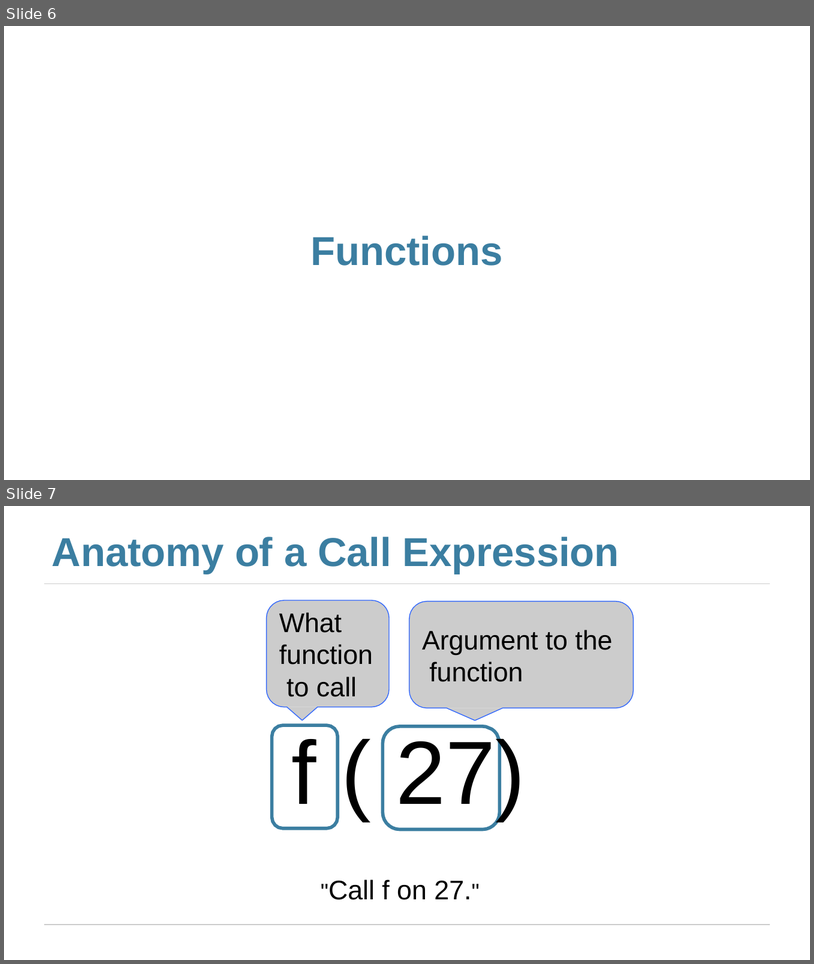
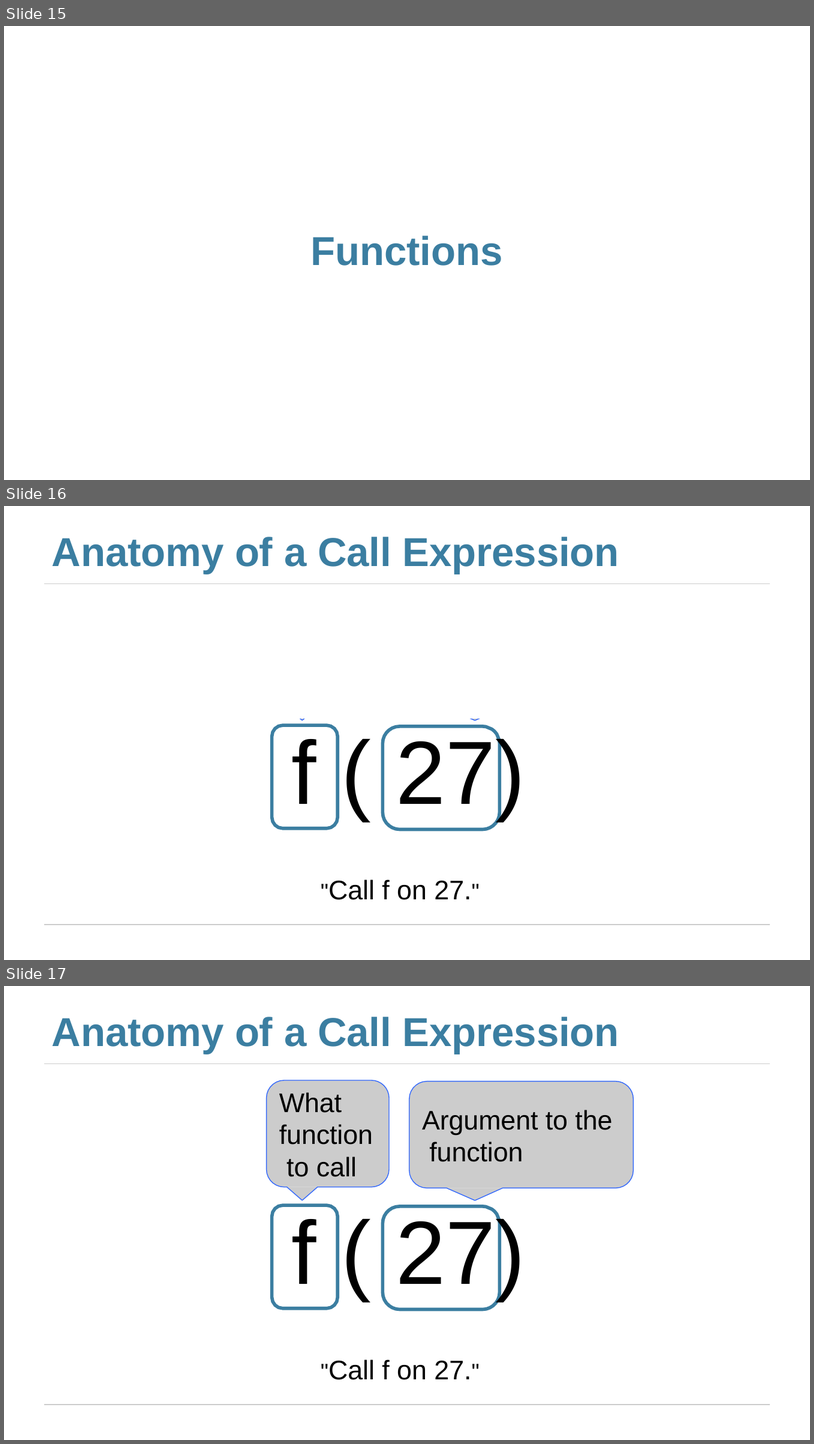
Before and after one commit to jhb10c/d8publicmaterials, a slide deck: Lectures/lec03_Tables.pptx. Shown one above the other, each under a label of ours: slides 6 and 7 before the commit, slides 15, 16 and 17 after it. The pictures are 814x964 and 814x1444 pixels, drawn with LibreOffice and Linux fonts; fonts in the diff are those of the drawing. Boxes give left, top, right and bottom in pixels: in the first picture for what was removed or moved away, otherwise in the second. Text is boxed around its words. In the diff, an @@ line names an element or a change of style, - is before the commit and + after.

```diff
--- a/Lectures/lec03_Tables.pptx
+++ b/Lectures/lec03_Tables.pptx
@@ slide 16 added at box(4, 506, 810, 960), background #FFFFFF; not listed: 2 template elements that a slide beside it also shows @@
@@ title added at box(52, 537, 620, 574), 36 pt, text #3B7EA1, bold @@
+Anatomy of a Call Expression
@@ rectangle added at box(172, 588, 696, 717), fill #FFFFFF, outline #FFFFFF 2 pt @@
@@ freeform shape added at box(267, 600, 389, 721), fill #CCCCCC @@
@@ freeform shape added at box(267, 600, 389, 721), outline #3368FC 0.75 pt @@
@@ freeform shape added at box(410, 601, 634, 721), fill #CCCCCC @@
@@ freeform shape added at box(410, 601, 634, 721), outline #3368FC 0.75 pt @@
@@ freeform shape added at box(272, 726, 338, 829), outline #3B7EA1 3 pt @@
@@ text added at box(291, 732, 526, 900), 24 pt, text #000000 @@
+f ( 27)
+"Call f on 27."
@@ freeform shape added at box(383, 726, 500, 829), outline #3B7EA1 3 pt @@
@@ what was slide 6 is now slide 15 @@
@@ what was slide 7 is now slide 17 @@
```
Also in this commit, not shown: 2 slides changed, 12 other slides added, 3 other files.
